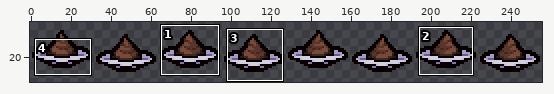
Two versions of one sprite sheet, resources/gfx/costumes/sheet_costume_luckySaucer.png. The picture above shows the old version from afar; the outline marks the close-up.
Close-up. Before the edit:
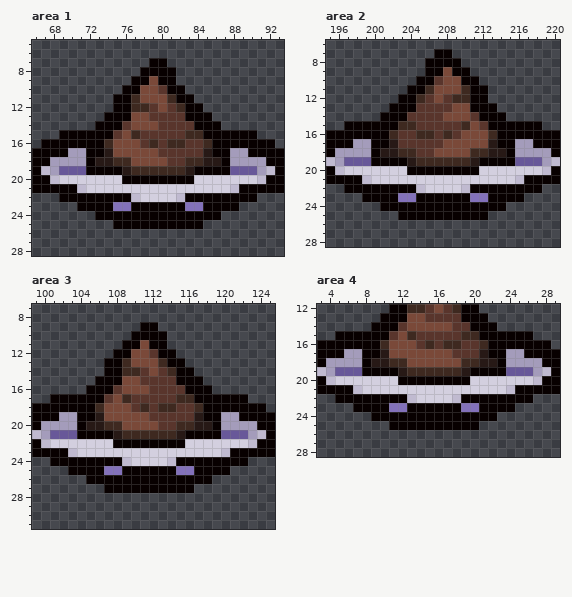
The file is 256x64 pixels. Colours within 5 levels of each other are drawn and written as one. Shown: area 1: x 66..93, y 5..28; area 2: x 195..220, y 6..28; area 3: x 99..125, y 7..31; area 4: x 3..29, y 12..28. The wide view leaves out empty margins. The commit also changed other parts of the picture, which this record leaves out.
Once edited:
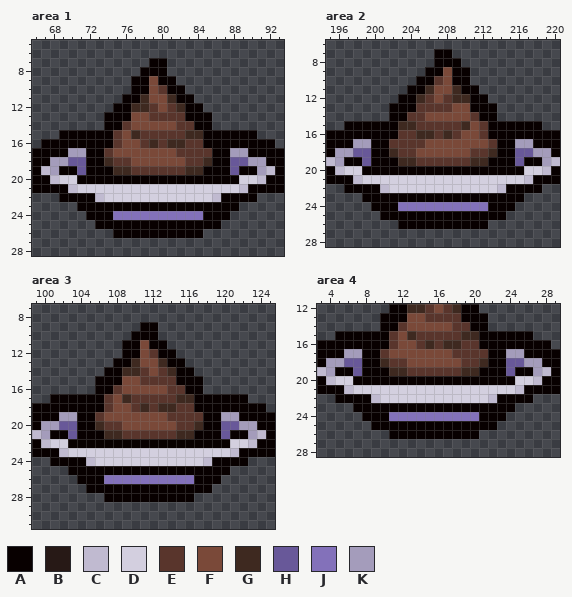
Palette (. is transparent): A #080000  B #271916  C #c0bad0  D #d3cfdf  E #59352c  F #7a4939  G #3e2920  H #685899  J #8371ba  K #a49cbb
Edits made:
Changed rows in their new state; - is an unchanged pixel.
Area 1:
first column x 69:
 8 ------------.---------
10 -------.-A------------
11 ------.-AG------------
14 ----.------FF----.----
16 -----AE---------A-----
17 -----E-----FF---E-----
18 -HH-AGEE----FFEEGA-HH-
19 AA----GGEEEEEEGG----AA
20 --AAAAA--------AAAAA--
21 -CD----------------DC-
22 ----CDDDD----DDDDC----
23 ------AA------AA------
24 ---A--JJJJJJJJJJ--A---
25 ----AA----------AA----
26 ------AAAAAAAAAA------
Area 2:
first column x 197:
 8 ---------.------------
10 ------------A-.-------
11 ------------GA-.------
14 ----.----FF------.----
16 -----A---------EA-----
17 -----E---FF-----E-----
18 -HH-AGEEFF----EEGA-HH-
19 AA----GGEEEEEEGG----AA
20 --AAAAA--------AAAAA--
21 -CD----------------DC-
22 ----CDDDD----DDDDC----
23 ------AA------AA------
24 ---A--JJJJJJJJJJ--A---
25 ----AA----------AA----
26 ------AAAAAAAAAA------
Area 3:
first column x 101:
10 ------------.---------
12 -------.-A------------
13 ------.-AG------------
16 ----.------FF----.----
18 -----AE---------A-----
19 -----E-----FF---E-----
20 -HH-AGEE----FFEEGA-HH-
21 AA----GGEEEEEEGG----AA
22 --AAAAA--------AAAAA--
23 -CD----------------DC-
24 ----CDDDD----DDDDC----
25 ------AA------AA------
26 ---A--JJJJJJJJJJ--A---
27 ----AA----------AA----
28 ------AAAAAAAAAA------
Area 4:
first column x 5:
14 ----.------------.----
16 -----AE---------A-----
17 -----E----------E-----
18 -HH-AGEE------EEGA-HH-
19 AA----GGEEEEEEGG----AA
20 --AAAAA--------AAAAA--
21 -CD----------------DC-
22 ----CDDDD----DDDDC----
23 ------AA------AA------
24 ---A--JJJJJJJJJJ--A---
25 ----AA----------AA----
26 ------AAAAAAAAAA------
